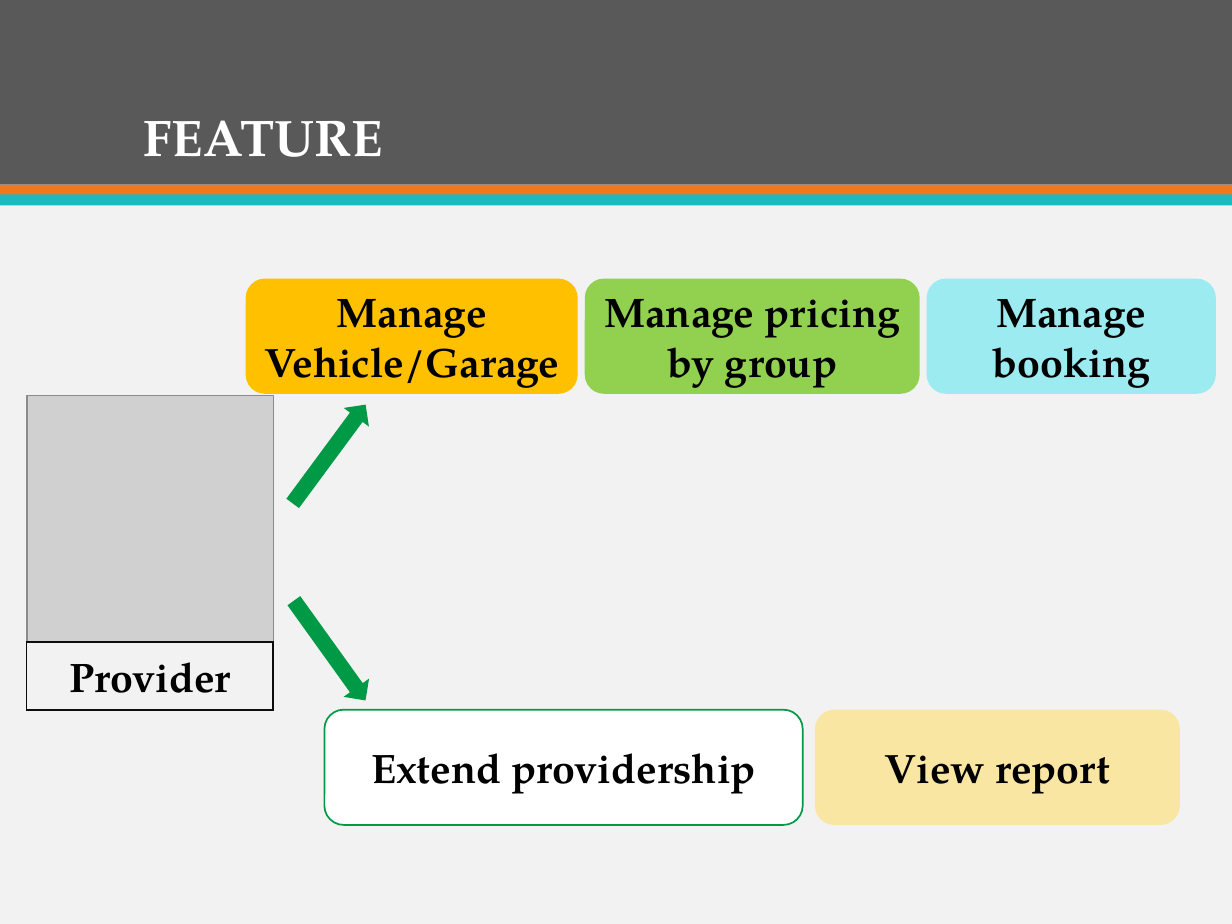
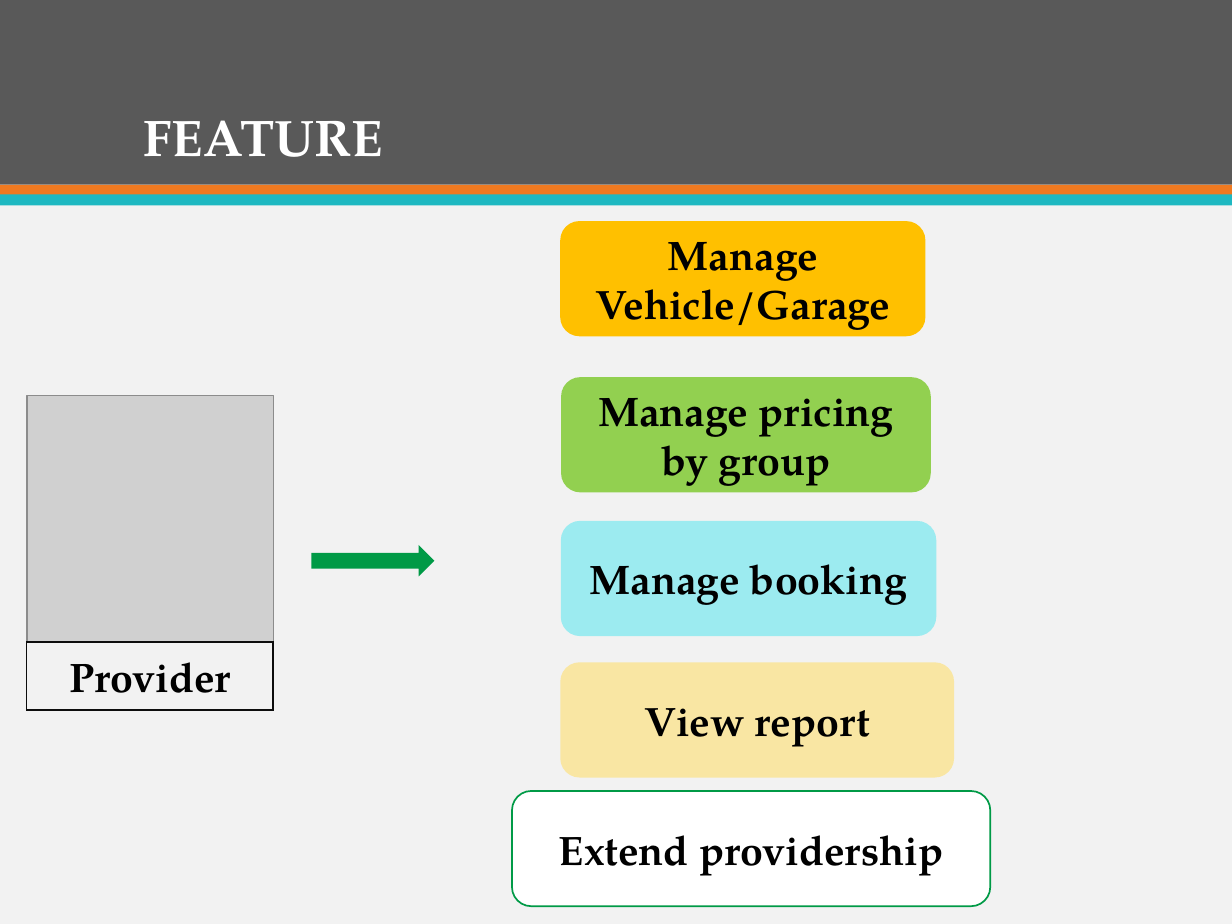
Before and after one commit to firzgard/CarRentalPortal, a slide deck: slide 33 of slide/CAR RENTAL PORTAL-Official.pptx (slide 30 before the commit). Drawn at 1232x924 pixels with LibreOffice and Linux fonts; fonts in the diff are those of the drawing; grey boxes stand for pictures. Boxes give left, top, right and bottom in pixels: in the first picture for what was removed or moved away, otherwise in the second. Text is boxed around its words. In the diff, an @@ line names an element or a change of style, - is before the commit and + after.

```diff
--- a/slide/CAR RENTAL PORTAL-Official.pptx
+++ b/slide/CAR RENTAL PORTAL-Official.pptx
@@ rounded rectangle "Manage Vehicle/Garage" resized from (x1=245, y1=278, x2=577, y2=394) to (x1=561, y1=221, x2=925, y2=336) @@
@@ rounded rectangle "Manage pricing by group" resized from (x1=585, y1=278, x2=920, y2=394) to (x1=561, y1=377, x2=930, y2=493) @@
@@ rounded rectangle "Manage booking" resized from (x1=926, y1=278, x2=1216, y2=394) to (x1=561, y1=521, x2=936, y2=637) @@
@@ right arrow at (x1=312, y1=545, x2=435, y2=577): rotation 306 to 0 degrees @@
@@ right arrow removed at (x1=281, y1=591, x2=379, y2=710) @@
@@ rounded rectangle "View report" resized from (x1=816, y1=710, x2=1180, y2=825) to (x1=561, y1=663, x2=955, y2=779) @@
@@ rounded rectangle "Extend providership" moved from (x1=324, y1=710, x2=802, y2=825) to (x1=513, y1=791, x2=991, y2=907) @@
```
Also in this commit, not shown: 6 other slides changed, 5 slides added, 8 slides removed.
